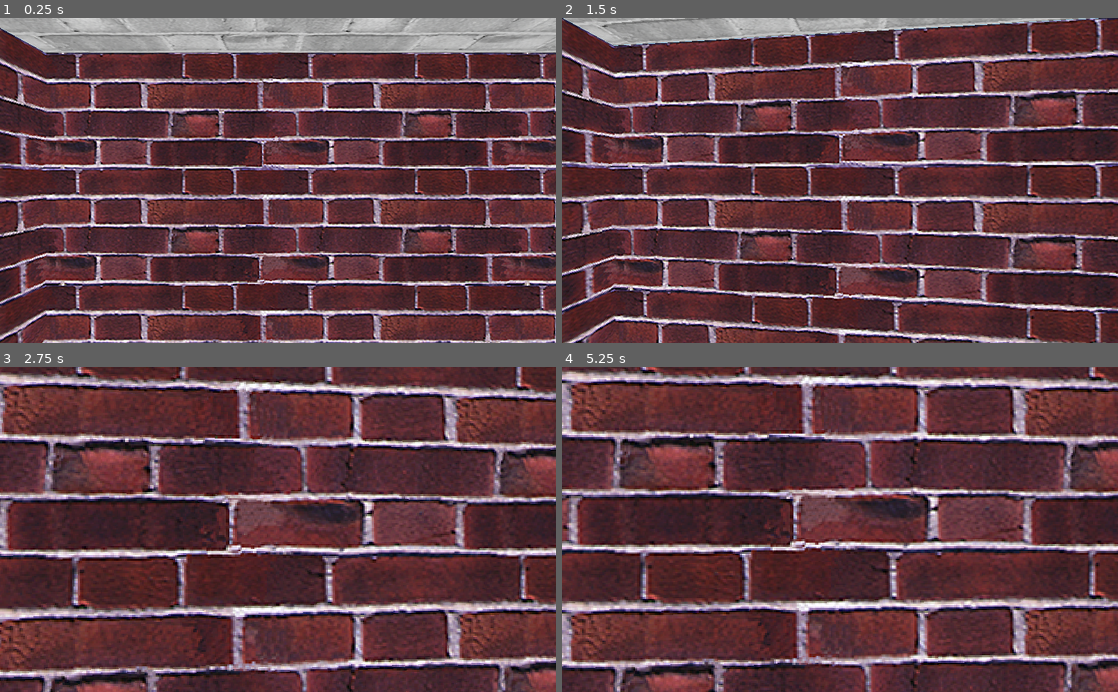
Above: before the commit, frames 1-4 (two rows, left to right).
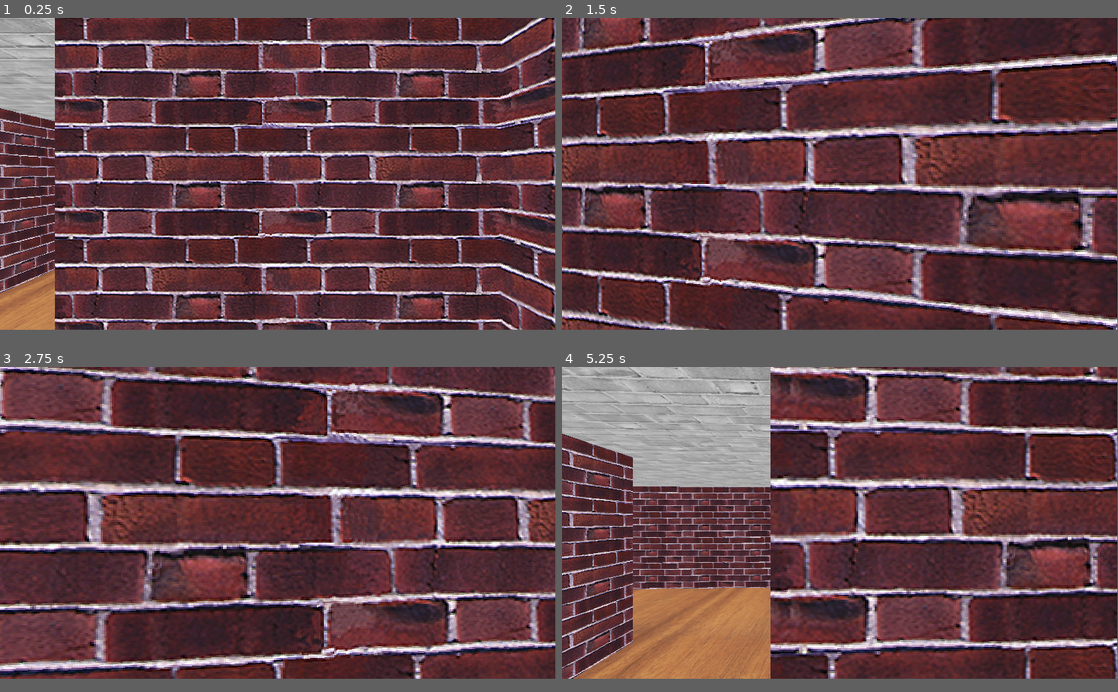
Above: after the commit, the same moments.

Repository: Btan2/GodotRandomPathGenerator
Game: Godot game, scene res://Scene1.tscn
Same seed, same stepped clock (60 frames per second), same inputs: the game is played once before the commit and once after it.
Inputs (mouse positions are in pixels of both pictures, inside the frame that each line leads up to):
- Up to frame 1 (0.25 s): no input
- Up to frame 2 (1.5 s): tap Enter at 0.5 s; move the mouse to (867, 180) at 0.52 s; hold P 0.53-1.28 s; hold W (move_forward) from 0.53 s (still down); tap Space (jump) at 0.77 s; move the mouse to (812, 180) at 1.27 s; tap C (crouch) at 1.35 s
- Up to frame 3 (2.75 s): keep holding W (move_forward); tap Space (jump) at 1.52 s; tap P at 1.55, 2.3 s; move the mouse to (289, 523) at 2.02 s; hold Shift (shift) from 2.03 s (still down)
- Up to frame 4 (5.25 s): keep holding W (move_forward); move the mouse to (834, 536) at 2.77 s; release Shift (shift) at 2.78 s; tap P at 2.85, 4.55 s; tap Space (jump) at 3.02, 3.77, 4.52 s; move the mouse to (878, 532) at 3.52 s; hold P 3.53-4.28 s; move the mouse to (795, 526) at 4.27 s; tap C (crouch) at 4.35 s; move the mouse to (845, 529) at 5.02 s; hold Shift (shift) from 5.03 s (still down)
In our replay, the window is 800x468 before the commit and 799x449 after it. These sizes can differ from the game's own. Grey fills any space a smaller window leaves; there, only what the larger window draws over its background counts as a difference.

The runs differ from the first frame. In frame 1, 71% of the frame differs, in the area x 0-100%, y 0-100%; in frame 2, 65%; in frame 3, 64%; in frame 4, 72%.

Commit message:
Added multimesh for rendering optimization, collision slightly improved, redudnant scripts/prefabs removed

Diff:
--- /dev/null
+++ b/Mat_RedBricks.tres
@@ -0,0 +1,7 @@
+[gd_resource type="SpatialMaterial" load_steps=2 format=2]
+
+[ext_resource path="res://textures/Red_dutch_pxr128.jpg" type="Texture" id=1]
+
+[resource]
+flags_unshaded = true
+albedo_texture = ExtResource( 1 )
--- a/SpawnTiles.gd
+++ b/Maze_Generator.gd
@@ -26,26 +26,24 @@
 
 extends Spatial
 
-onready var tile_cell = preload("res://Tile_Cell.tscn")
-
 onready var tile_ceiling = $Ceiling
 onready var tile_floor = $Floor
+onready var material_redbrick = preload("res://Mat_RedBricks.tres")
 
 const SCALE = 2
 
 var rng = RandomNumberGenerator.new()
 var grid = []
-export var grid_size : int = 20
 var num = 1
 var low = []
 var dfsNum = []
 var isArticulation = []
-var neighbours = [[1, 0],[0, 1],[-1, 0],[0, -1]] #[RIGHT, UP, LEFT, DOWN]
-
 var exit = Vector2.ZERO
 
 enum { BLANK, PATH, END }
 var type
+
+export var grid_size : int = 20
 
 """
 ====================
@@ -64,15 +62,15 @@
 	tile_floor.scale = Vector3.ONE * grid_size
 	tile_floor.global_transform.origin = Vector3(grid_size*SCALE/2.105, 0, grid_size*SCALE/2.105)
 
-"""
-====================
-_input
-====================
-"""
-func _input(event):
-	if Input.is_key_pressed(KEY_P):
-		reset_tiles()
-		generate_path()
+#"""
+#====================
+#_input
+#====================
+#"""
+#func _input(event):
+#	if Input.is_key_pressed(KEY_P):
+#		reset_tiles()
+#		generate_path()
 
 """
 ====================
@@ -90,40 +88,69 @@
 """
 ====================
 spawn_tiles
+
+Creates a multi mesh of wall tiles with static trimesh colliders
 ====================
 """
 func spawn_tiles():
+	var mesh = PlaneMesh.new()
+	mesh.size = Vector2(1,1) * SCALE
+	mesh.surface_set_material(0, material_redbrick)
+
+	var multiMesh = MultiMesh.new()
+	multiMesh.transform_format = MultiMesh.TRANSFORM_3D
+	multiMesh.color_format = MultiMesh.COLOR_FLOAT
+	multiMesh.mesh = mesh
+	multiMesh.instance_count = 0
+
+	var t_array = []
+	var r = [90,0,-90,180]
+	var p = [[1,0],[0,1],[-1,0],[0,-1]]
+
 	for x in grid_size:
 		for y in grid_size:
 			if grid[x][y] == BLANK:
 				continue
 
-			var tile = tile_cell.instance()
-			add_child(tile)
-
-			var count = 0
-			for d in neighbours:
-				var vx = x + d[0]
-				var vy = y + d[1]
+			for i in range(4):
+				var vx = x + p[i][0]
+				var vy = y + p[i][1]
+
 				var valid = is_valid(vx,vy)
-
 				if !valid or (valid and grid[vx][vy] == BLANK):
-					var child = tile.get_child(count)
-					child.visible = true
-					child.get_node("StaticBody/CollisionShape").disabled = false
-				count += 1
-
-			tile.global_transform.origin = Vector3(x, 0, y) * SCALE
-
-"""
-====================
-reset_tiles
-====================
-"""
-func reset_tiles():
-	for i in range(grid_size):
-		for j in range(grid_size):
-			grid[i][j] = PATH
+					multiMesh.instance_count += 1
+
+					var t = Transform()
+					t.basis = Basis()
+					t.basis = t.basis.rotated(Vector3(1, 0, 0), deg2rad(-90))
+					t.basis = t.basis.rotated(Vector3(0,1,0), deg2rad(r[i]))
+					t.origin = Vector3(p[i][0], 1, p[i][1]) + Vector3(x, 0, y) * SCALE
+					t_array.append(t)
+
+	var mmi = MultiMeshInstance.new()
+	mmi.multimesh = multiMesh
+	var shape = multiMesh.mesh.create_trimesh_shape()
+	var collisionNode = StaticBody.new()
+	mmi.add_child(collisionNode)
+
+	for i in multiMesh.instance_count:
+		multiMesh.set_instance_transform(i, t_array[i])
+		var collisionShape = CollisionShape.new()
+		collisionShape.shape = shape
+		collisionShape.transform = t_array[i]
+		collisionNode.add_child(collisionShape)
+
+	add_child(mmi)
+
+#"""
+#====================
+#reset_tiles
+#====================
+#"""
+#func reset_tiles():
+#	for i in range(grid_size):
+#		for j in range(grid_size):
+#			grid[i][j] = PATH
 
 """
 ====================
@@ -150,19 +177,19 @@
 	ends[0][grid_size-1] = true
 	ends[grid_size-1][0] = true
 	ends[grid_size-1][grid_size-1] = true
+
 	var h = int(grid_size/2)
 	ends[h][h] = true
+
 	var t = int(grid_size/3)
 	ends[0][t] = true
 
 	set_ends(ends)
 
-	# Remove tiles in random order until only end and
-	# articulation points remain
 	var a_points
 	while true:
 		a_points = find_articulation_points(ends)
-		if !removable_paths(a_points):
+		if !removable_tiles(a_points):
 			break
 		remove_random_tile(a_points)
 
@@ -194,7 +221,7 @@
 Check if path array contains any points that are not articulation points
 ====================
 """
-func removable_paths(a_points):
+func removable_tiles(a_points):
 	for i in range(grid_size):
 		for j in range(grid_size):
 			if grid[i][j] == PATH and !a_points[i][j]:
@@ -272,6 +299,7 @@
 	low[ux][uy] = num
 	dfsNum[ux][uy] = num
 
+	var neighbours = [[1, 0],[0, 1],[-1, 0],[0, -1]]
 	for d in neighbours:
 		var vx = ux + d[0]
 		var vy = uy + d[1]
--- a/Scene1.tscn
+++ b/Scene1.tscn
@@ -1,6 +1,6 @@
-[gd_scene load_steps=12 format=2]
+[gd_scene load_steps=10 format=2]
 
-[ext_resource path="res://SpawnTiles.gd" type="Script" id=1]
+[ext_resource path="res://Maze_Generator.gd" type="Script" id=1]
 [ext_resource path="res://textures/White_dutch_pxr128.jpg" type="Texture" id=2]
 [ext_resource path="res://textures/Belizan_mahognay_pxr128.jpg" type="Texture" id=3]
 [ext_resource path="res://Player_Spectator.gd" type="Script" id=4]
@@ -14,9 +14,6 @@
 uv1_scale = Vector3( 0.5, 0.5, 0.5 )
 uv1_triplanar = true
 
-[sub_resource type="BoxShape" id=6]
-extents = Vector3( 1, 0.015, 1 )
-
 [sub_resource type="PlaneMesh" id=3]
 
 [sub_resource type="SpatialMaterial" id=4]
@@ -26,12 +23,9 @@
 uv1_scale = Vector3( 0.5, 0.5, 0.5 )
 uv1_triplanar = true
 
-[sub_resource type="BoxShape" id=7]
-extents = Vector3( 1, 0.015, 1 )
-
 [sub_resource type="CylinderShape" id=5]
 radius = 0.5
-height = 1.8
+height = 1.6
 
 [node name="Spatial" type="Spatial"]
 script = ExtResource( 1 )
@@ -41,22 +35,12 @@
 mesh = SubResource( 1 )
 material/0 = SubResource( 2 )
 
-[node name="StaticBody" type="StaticBody" parent="Ceiling"]
-
-[node name="CollisionShape" type="CollisionShape" parent="Ceiling/StaticBody"]
-shape = SubResource( 6 )
-
 [node name="Floor" type="MeshInstance" parent="."]
 mesh = SubResource( 3 )
 material/0 = SubResource( 4 )
 
-[node name="StaticBody" type="StaticBody" parent="Floor"]
-
-[node name="CollisionShape" type="CollisionShape" parent="Floor/StaticBody"]
-shape = SubResource( 7 )
-
 [node name="Player_Spectator" type="KinematicBody" parent="."]
-transform = Transform( 1, 0, 0, 0, 1, 0, 0, 0, 1, 0, 1.04075, 0 )
+transform = Transform( -1, 0, -8.74228e-08, 0, 1, 0, 8.74228e-08, 0, -1, 0, 1.04075, 0 )
 script = ExtResource( 4 )
 
 [node name="Head" type="Spatial" parent="Player_Spectator"]
--- a/Tile_Cell.tscn
+++ b/Tile_Cell.tscn
@@ -1,6 +1,7 @@
 [gd_scene load_steps=11 format=2]
 
 [ext_resource path="res://textures/Red_dutch_pxr128.jpg" type="Texture" id=1]
+[ext_resource path="res://Mat_RedBricks.tres" type="Material" id=2]
 
 [sub_resource type="PlaneMesh" id=1]
 
@@ -12,10 +13,6 @@
 extents = Vector3( 1, 0.015, 1 )
 
 [sub_resource type="PlaneMesh" id=3]
-
-[sub_resource type="SpatialMaterial" id=6]
-flags_unshaded = true
-albedo_texture = ExtResource( 1 )
 
 [sub_resource type="BoxShape" id=8]
 extents = Vector3( 1, 0.015, 1 )
@@ -34,7 +31,6 @@
 
 [node name="Right" type="MeshInstance" parent="."]
 transform = Transform( -4.37114e-08, -1, -4.37114e-08, 0, -4.37114e-08, 1, -1, 4.37114e-08, 1.91069e-15, 1, 1, 0 )
-visible = false
 mesh = SubResource( 1 )
 material/0 = SubResource( 5 )
 
@@ -46,9 +42,8 @@
 
 [node name="Up" type="MeshInstance" parent="."]
 transform = Transform( 1, -2.38419e-07, -1.04216e-14, 0, -4.37114e-08, 1, -2.38419e-07, -1, -4.37114e-08, 0, 1, 1 )
-visible = false
 mesh = SubResource( 3 )
-material/0 = SubResource( 6 )
+material/0 = ExtResource( 2 )
 
 [node name="StaticBody" type="StaticBody" parent="Up"]
 
@@ -58,7 +53,6 @@
 
 [node name="Left" type="MeshInstance" parent="."]
 transform = Transform( -4.37114e-08, 1, 4.37114e-08, 0, -4.37114e-08, 1, 1, 4.37114e-08, 1.91069e-15, -1, 1, 0 )
-visible = false
 mesh = SubResource( 1 )
 material/0 = SubResource( 4 )
 
@@ -69,10 +63,9 @@
 disabled = true
 
 [node name="Down" type="MeshInstance" parent="."]
-transform = Transform( -1, 1.50996e-07, 6.60024e-15, 0, -4.37114e-08, 1, 1.50996e-07, 1, 4.37114e-08, 0, 1, -1 )
-visible = false
+transform = Transform( -1, 8.74228e-08, 3.82137e-15, 0, -4.37114e-08, 1, 8.74228e-08, 1, 4.37114e-08, 0, 1, -1 )
 mesh = SubResource( 3 )
-material/0 = SubResource( 6 )
+material/0 = ExtResource( 2 )
 
 [node name="StaticBody" type="StaticBody" parent="Down"]
 
--- a/project.godot
+++ b/project.godot
@@ -13,6 +13,13 @@
 config/name="RandomGenDungeon"
 run/main_scene="res://Scene1.tscn"
 config/icon="res://icon.png"
+
+[display]
+
+window/size/width=1920
+window/size/height=1080
+window/size/resizable=false
+window/size/fullscreen=true
 
 [input]
 
--- a/tile.gd
+++ /dev/null
@@ -1,59 +0,0 @@
-extends MeshInstance
-
-enum { BLANK, PATH, END }
-var type
-
-"""
-====================
-set_type
-====================
-"""
-func set_type(tstring : String):
-	match(tstring):
-		"PATH":
-			type = PATH
-			set_color(Color.green)
-		"BLANK":
-			type = BLANK
-			set_color(Color.burlywood)
-		"END":
-			type = END
-			set_color(Color.blueviolet)
-		_:
-			type = BLANK
-			set_color(Color.burlywood)
-
-"""
-====================
-set_color
-====================
-"""
-func set_color(color : Color):
-	var mat = get_surface_material(0)
-	mat.albedo_color = color
-	set_surface_material(0, mat)
-
-"""
-====================
-get_grid_pos
-
-Get position of the tile in grid coordinates
-====================
-"""
-func get_grid_pos(scale : int):
-	return [
-		int(global_transform.origin[0]/scale),
-		int(global_transform.origin[1]/scale),
-		]
-
-#"""
-#====================
-#set_xy
-#====================
-#"""
-#func set_xy(x : int, y : int):
-#	self.x = x
-#	self.y = y
-#
-#func get_pos():
-#	return Vector2(_x,_y)
Binary file removed: textures/arrow.jpg
Not shown, removed: textures/arrow.jpg.import
Not shown, removed: Random_Paths_Using_Chiseling
